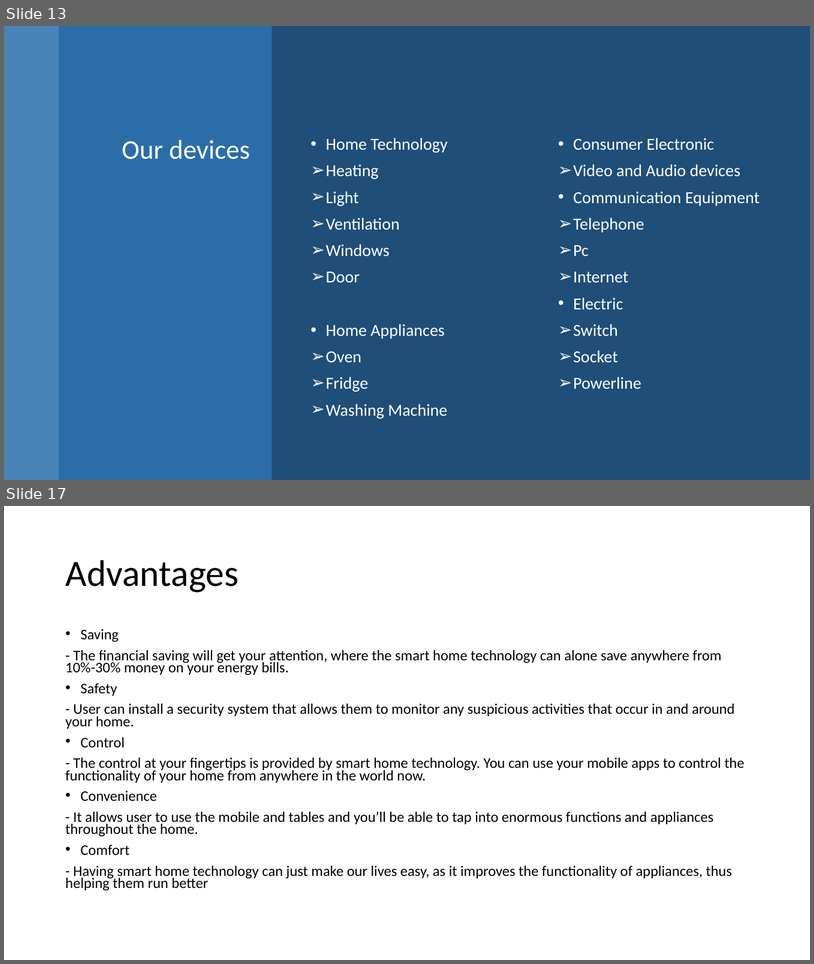
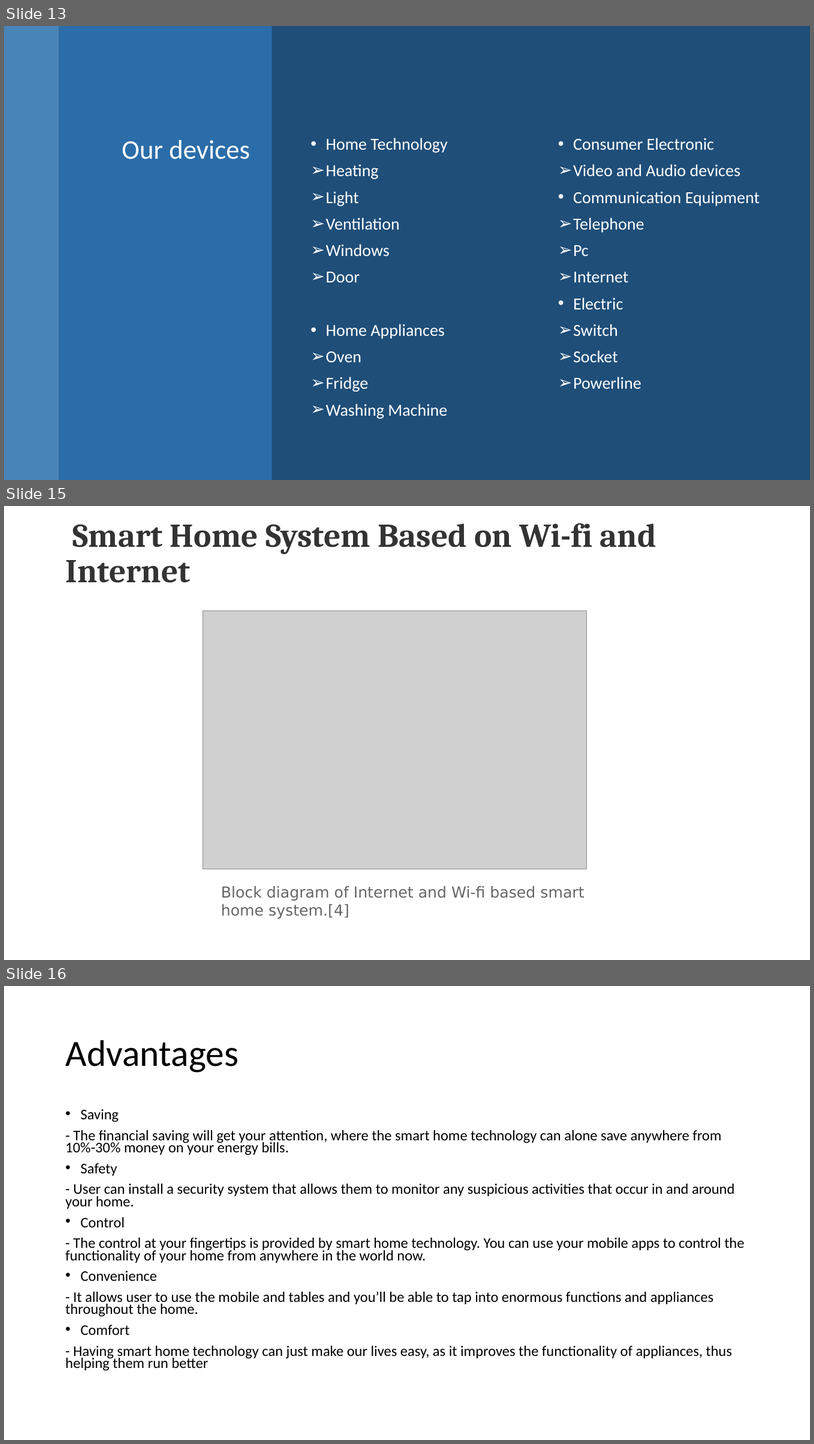
Before and after one commit to Microcontroller-Team-1/winter20-21, a slide deck: Smart Home TeamNoobcoder.pptx. Shown one above the other, each under a label of ours: slides 13 and 17 before the commit, slides 13, 15 and 16 after it; the slides between them are not shown. The pictures are 814x964 and 814x1444 pixels, drawn with LibreOffice and Linux fonts; fonts in the diff are those of the drawing; grey boxes stand for pictures. Boxes give left, top, right and bottom in pixels: in the first picture for what was removed or moved away, otherwise in the second. Text is boxed around its words. In the diff, an @@ line names an element or a change of style, - is before the commit and + after.

```diff
--- a/Smart Home TeamNoobcoder.pptx
+++ b/Smart Home TeamNoobcoder.pptx
@@ slide 15 added at bbox=[4, 506, 810, 960], background #FFFFFF @@
@@ title added at bbox=[65, 523, 657, 583], 39.6 pt, text #333333, bold @@
+Smart Home System Based on Wi-fi and Internet
@@ picture added at bbox=[203, 610, 587, 868] @@
@@ text added at bbox=[221, 886, 584, 918], 18 pt, text #666666 @@
+Block diagram of Internet and Wi-fi based smart home system.[4]
@@ what was slide 17 is now slide 16 @@
```
Also in this commit, not shown: 4 slides changed.
